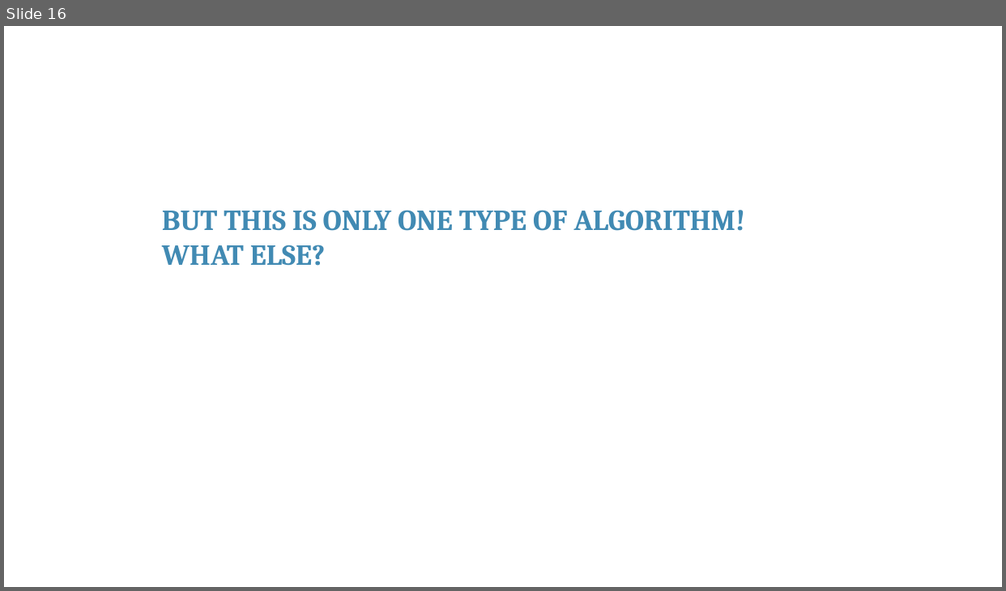
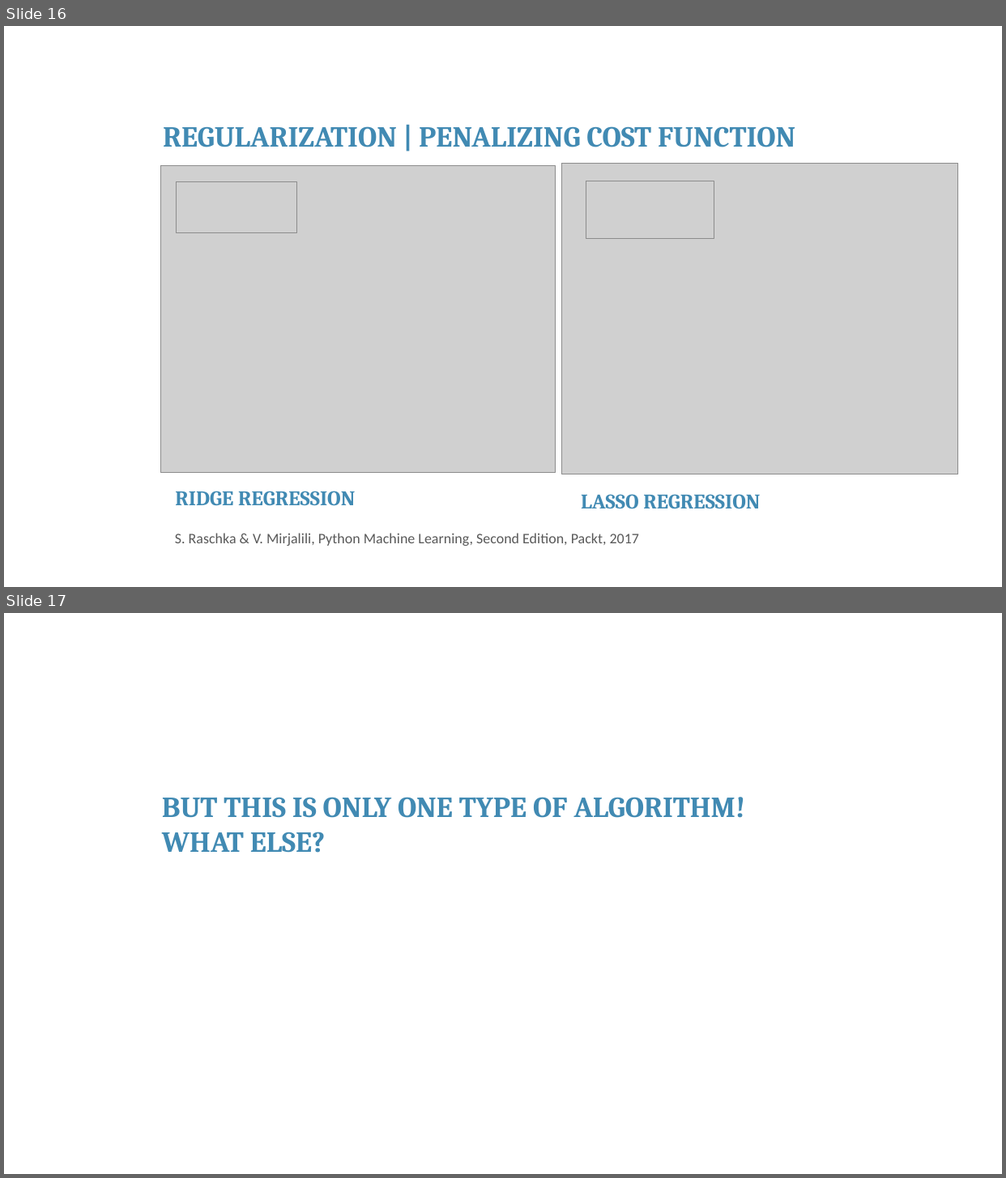
Before and after one commit to franckalbinet/iot-nbtc-itu, a slide deck: presentations/session-14-machine-learning.pptx. Shown one above the other, each under a label of ours: slide 16 before the commit, slides 16 and 17 after it. The pictures are 1006x591 and 1006x1178 pixels, drawn with LibreOffice and Linux fonts; fonts in the diff are those of the drawing; grey boxes stand for pictures; background and template pictures are left out. Boxes give left, top, right and bottom in pixels: in the first picture for what was removed or moved away, otherwise in the second. Text is boxed around its words. In the diff, an @@ line names an element or a change of style, - is before the commit and + after.

```diff
--- a/presentations/session-14-machine-learning.pptx
+++ b/presentations/session-14-machine-learning.pptx
@@ slide 16 added at [4, 26, 1002, 587], background #FFFFFF @@
@@ text added at [163, 126, 795, 148], 28 pt, text #418AB3, bold @@
+REGULARIZATION | PENALIZING COST FUNCTION
@@ picture added at [160, 166, 556, 473] @@
@@ picture added at [562, 163, 958, 475] @@
@@ picture added at [177, 182, 296, 233] @@
@@ picture added at [586, 181, 714, 238] @@
@@ text added at [175, 491, 355, 506], 20 pt, text #418AB3, bold @@
+RIDGE REGRESSION
@@ text added at [581, 494, 760, 510], 20 pt, text #418AB3, bold @@
+LASSO REGRESSION
@@ text added at [175, 533, 639, 546], 14 pt, text #595959 @@
+S. Raschka & V. Mirjalili, Python Machine Learning, Second Edition, Packt, 2017
@@ what was slide 16 is now slide 17 @@
```
Also in this commit, not shown: 1 other file.
